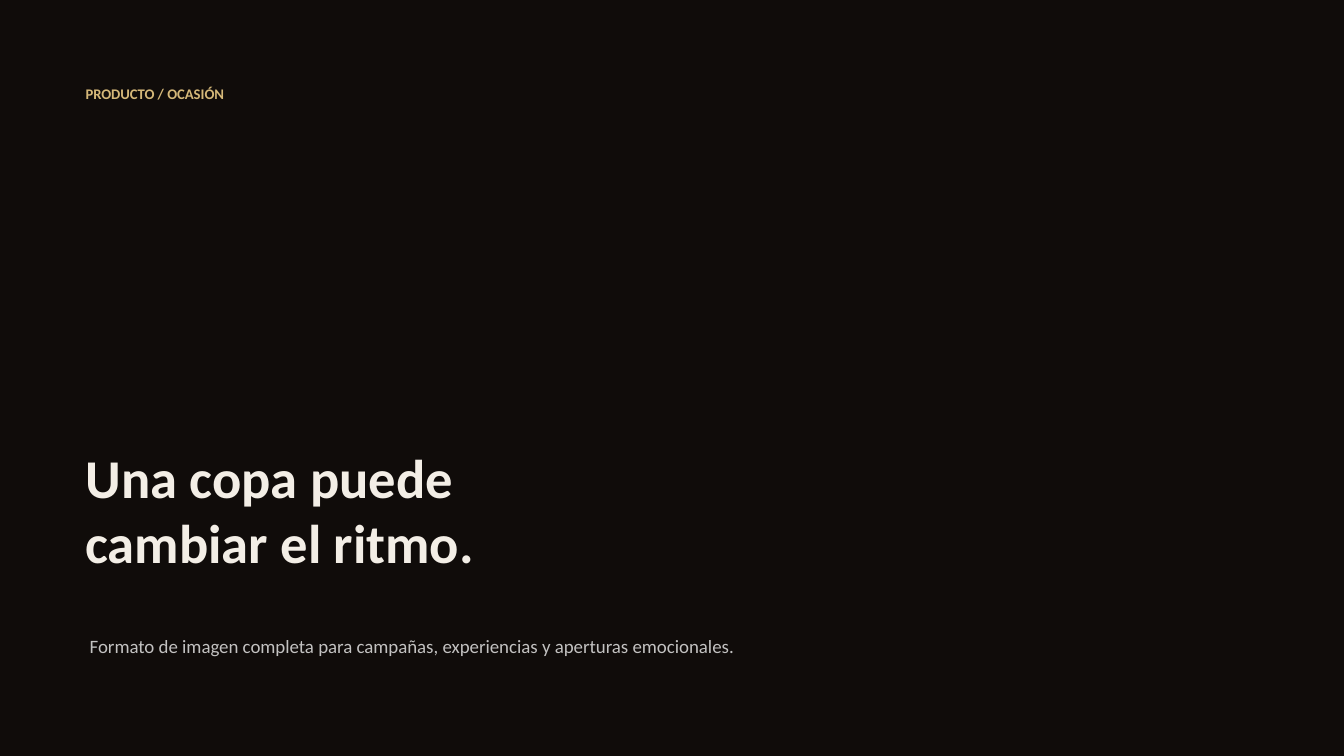
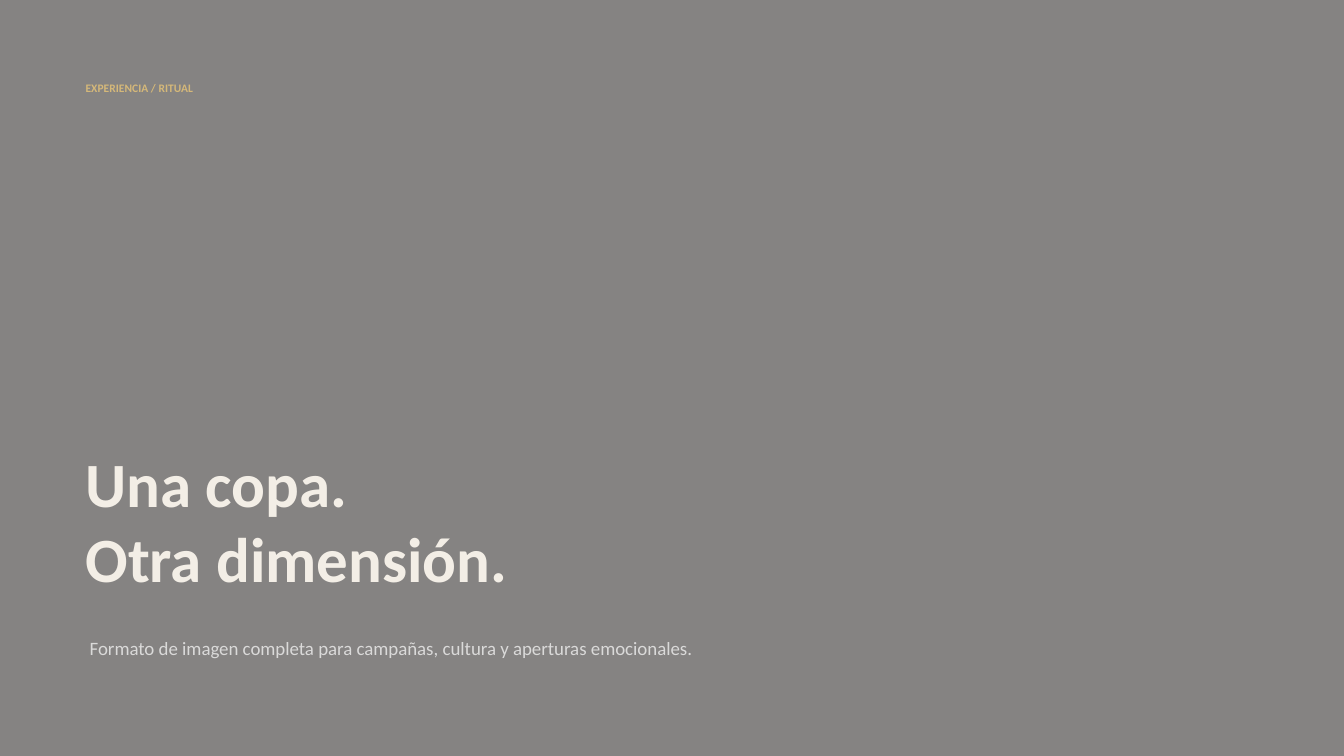
Before and after one commit to grodriguezal/ron-carupano-brand-hub, a slide deck: slide 6 of assets/downloads/ron-carupano-master-deck.pptx (slide 4 before the commit). Drawn at 1344x756 pixels with LibreOffice and Linux fonts; fonts in the diff are those of the drawing; background and template pictures are left out. Boxes give left, top, right and bottom in pixels: in the first picture for what was removed or moved away, otherwise in the second. Text is boxed around its words. In the diff, an @@ line names an element or a change of style, - is before the commit and + after.

```diff
--- a/assets/downloads/ron-carupano-master-deck.pptx
+++ b/assets/downloads/ron-carupano-master-deck.pptx
@@ rectangle at <box>0,0,1344,756</box>: fill #100C0A at 60% opacity to #100C0A at 51% opacity @@
@@ text removed at <box>86,86,224,99</box> @@
-PRODUCTO / OCASIÓN
@@ text added at <box>86,85,193,92</box>, 8.2 pt, text #D5B879, bold @@
+EXPERIENCIA / RITUAL
@@ text at <box>86,466,507,583</box>: text changed; size 39 to 45 pt @@
-Una copa puede
-cambiar el ritmo.
+Una copa.
+Otra dimensión.
@@ text at <box>90,642,692,658</box>: text changed; text colour #FFFFFF at 75% opacity to #FFFFFF at 69% opacity @@
-Formato de imagen completa para campañas, experiencias y aperturas emocionales.
+Formato de imagen completa para campañas, cultura y aperturas emocionales.
```
Also in this commit, not shown: 5 other slides changed, 14 slides added, 4 slides removed, 7 other files.
